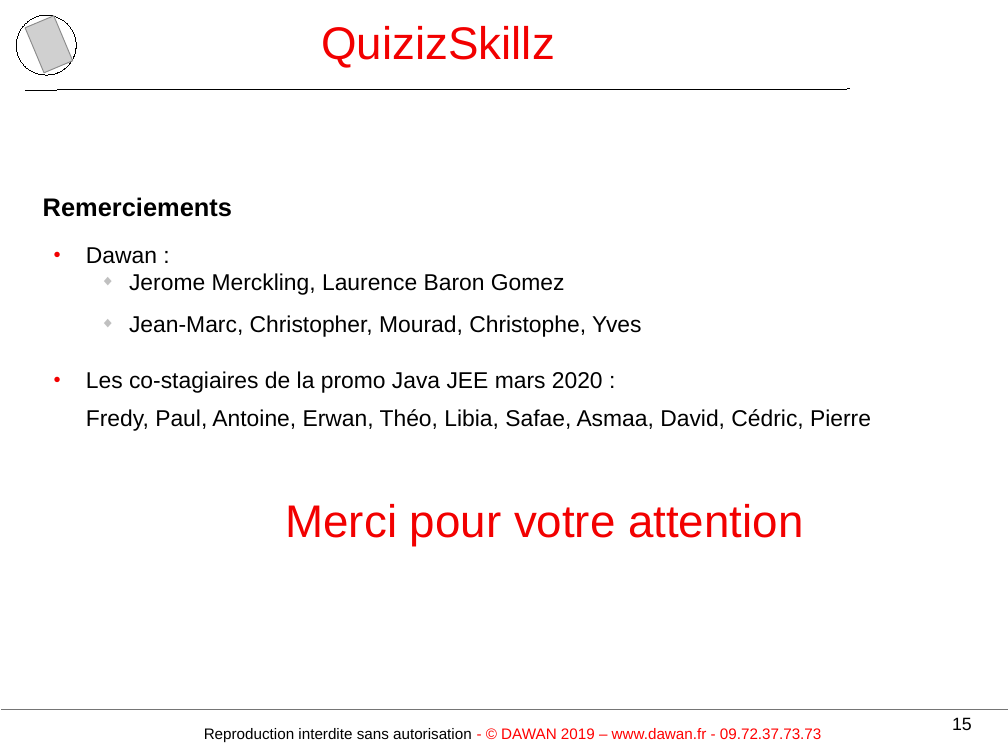
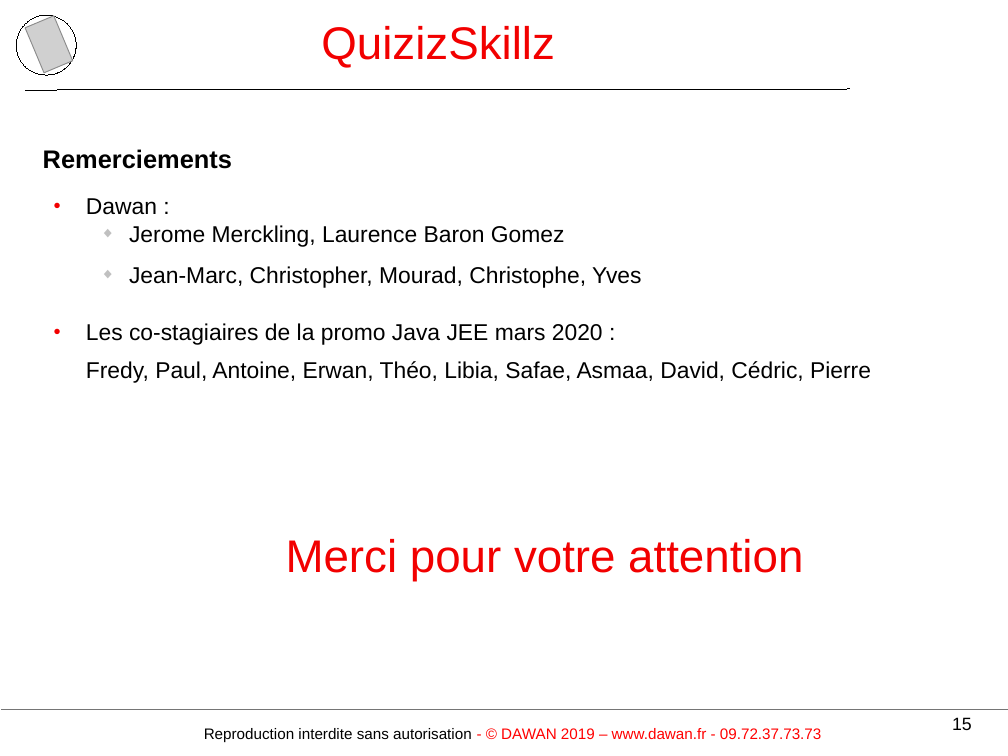
Before and after one commit to TeamLBnantes/QCM, a slide deck: slide 15 of 02Organisation/presentation de Mai/QuizIzSkillzAvecQCM.odp. Drawn at 1008x756 pixels with LibreOffice and Linux fonts; fonts in the diff are those of the drawing; grey boxes stand for pictures; background and template pictures are left out. Boxes give left, top, right and bottom in pixels: in the first picture for what was removed or moved away, otherwise in the second. Text is boxed around its words. In the diff, an @@ line names an element or a change of style, - is before the commit and + after.

```diff
--- a/02Organisation/presentation de Mai/QuizIzSkillzAvecQCM.odp
+++ b/02Organisation/presentation de Mai/QuizIzSkillzAvecQCM.odp
@@ text "Remerciements" rewrapped from [43, 197, 871, 546] to [43, 149, 871, 581] @@
```
Also in this commit, not shown: 10 other slides changed, 6 slides added, 2 slides removed, 40 other files.
